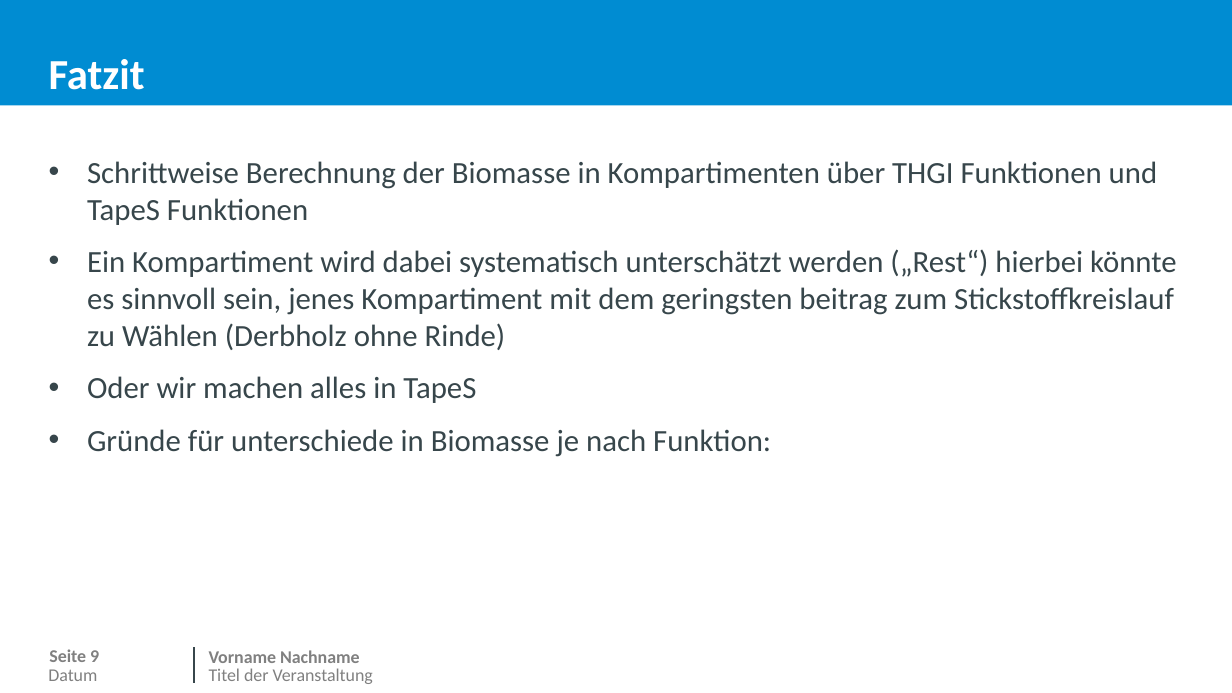
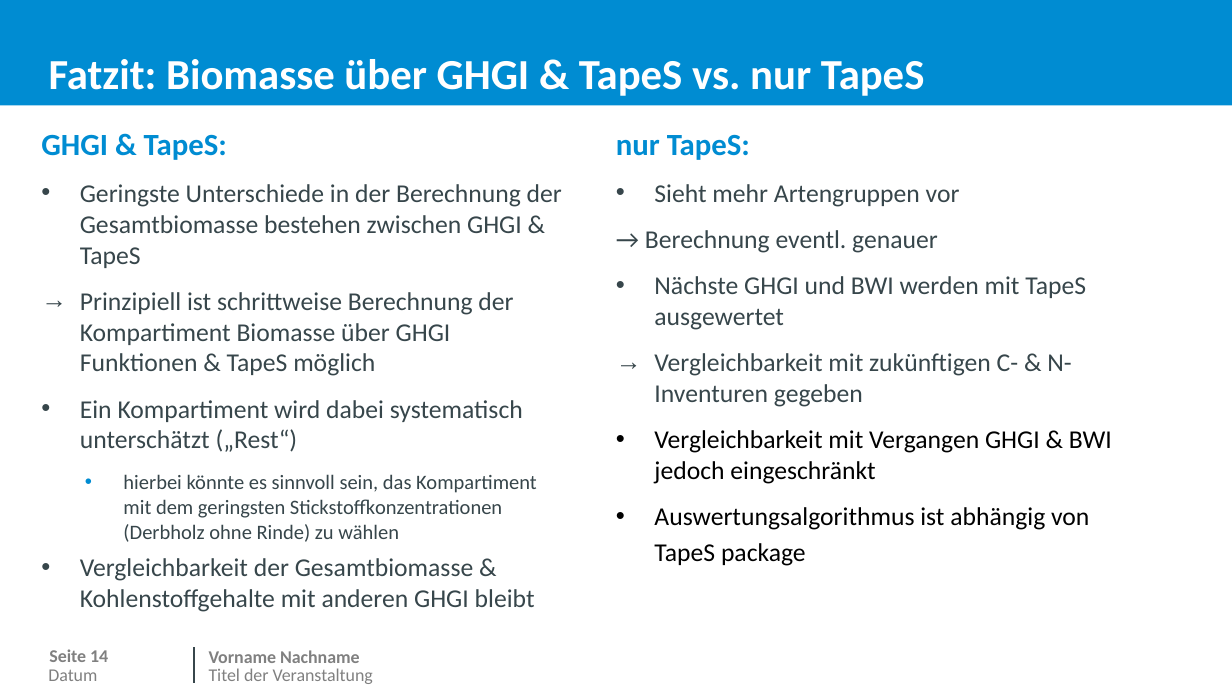
Before and after one commit to JetteGercken/TI_BZE_BE_analysis, a slide deck: slide 15 of info/biomasse_vergleich_MoMoK_BE.pptx (slide 10 before the commit). Drawn at 1232x693 pixels with LibreOffice and Linux fonts; fonts in the diff are those of the drawing; background and template pictures are left out. Boxes give left, top, right and bottom in pixels: in the first picture for what was removed or moved away, otherwise in the second. Text is boxed around its words. In the diff, an @@ line names an element or a change of style, - is before the commit and + after.

Commit message:
DHB theresholds biomass funkctions GHGI

```diff
--- a/info/biomasse_vergleich_MoMoK_BE.pptx
+++ b/info/biomasse_vergleich_MoMoK_BE.pptx
@@ title at bbox=[49, 59, 925, 96]: text changed @@
-Fatzit
+Fatzit: Biomasse über GHGI & TapeS vs. nur TapeS
@@ text at bbox=[41, 134, 562, 612]: text changed; size 18 to 15 pt @@
-• Schrittweise Berechnung der Biomasse in Kompartimenten über THGI Funktionen und TapeS Funktionen
-• Ein Kompartiment wird dabei systematisch unterschätzt werden („Rest“) hierbei könnte es sinnvoll sein, jenes Kompartiment mit dem geringsten beitrag zum Stickstoffkreislauf zu Wählen (Derbholz ohne Rinde)
-• Oder wir machen alles in TapeS
-• Gründe für unterschiede in Biomasse je nach Funktion:
+GHGI & TapeS:
+• Geringste Unterschiede in der Berechnung der Gesamtbiomasse bestehen zwischen GHGI & TapeS
+→ Prinzipiell ist schrittweise Berechnung der Kompartiment Biomasse über GHGI Funktionen & TapeS möglich
+• Ein Kompartiment wird dabei systematisch unterschätzt („Rest“)
+  • hierbei könnte es sinnvoll sein, das Kompartiment mit dem geringsten Stickstoffkonzentrationen (Derbholz ohne Rinde) zu wählen
+• Vergleichbarkeit der Gesamtbiomasse & Kohlenstoffgehalte mit anderen GHGI bleibt
@@ text added at bbox=[616, 134, 1112, 566], 15 pt, text #37464B @@
+nur TapeS:
+• Sieht mehr Artengruppen vor
+→ Berechnung eventl. genauer
+• Nächste GHGI und BWI werden mit TapeS ausgewertet
+→ Vergleichbarkeit mit zukünftigen C- & N-Inventuren gegeben
+• Vergleichbarkeit mit Vergangen GHGI & BWI jedoch eingeschränkt
+• Auswertungsalgorithmus ist abhängig von TapeS package
@@ page number at bbox=[49, 649, 108, 662]: text changed @@
-Seite 9
+Seite 14
```
Also in this commit, not shown: 5 other slides changed, 5 slides added, 4 slides removed, 1 other file.
